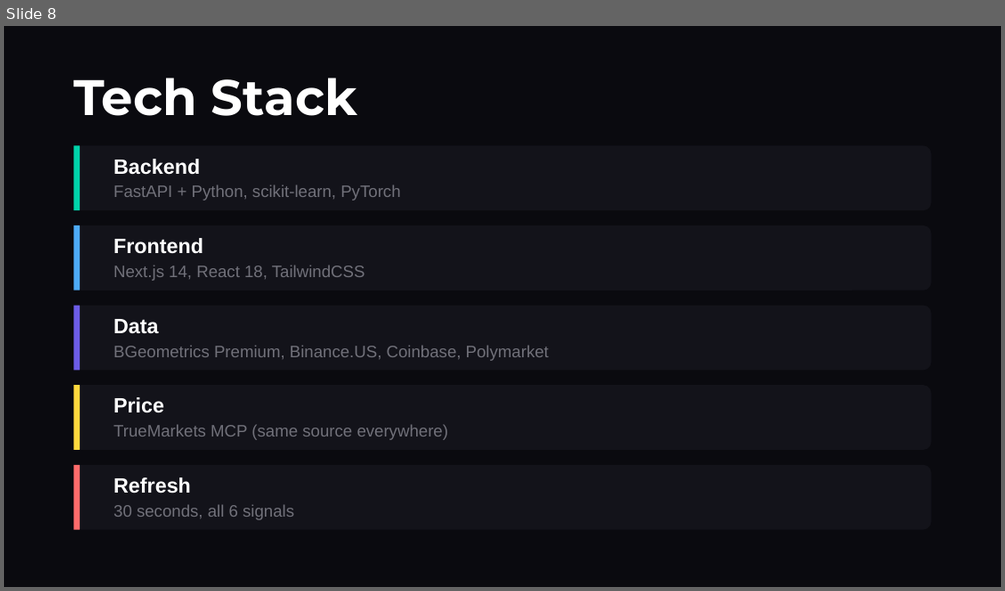
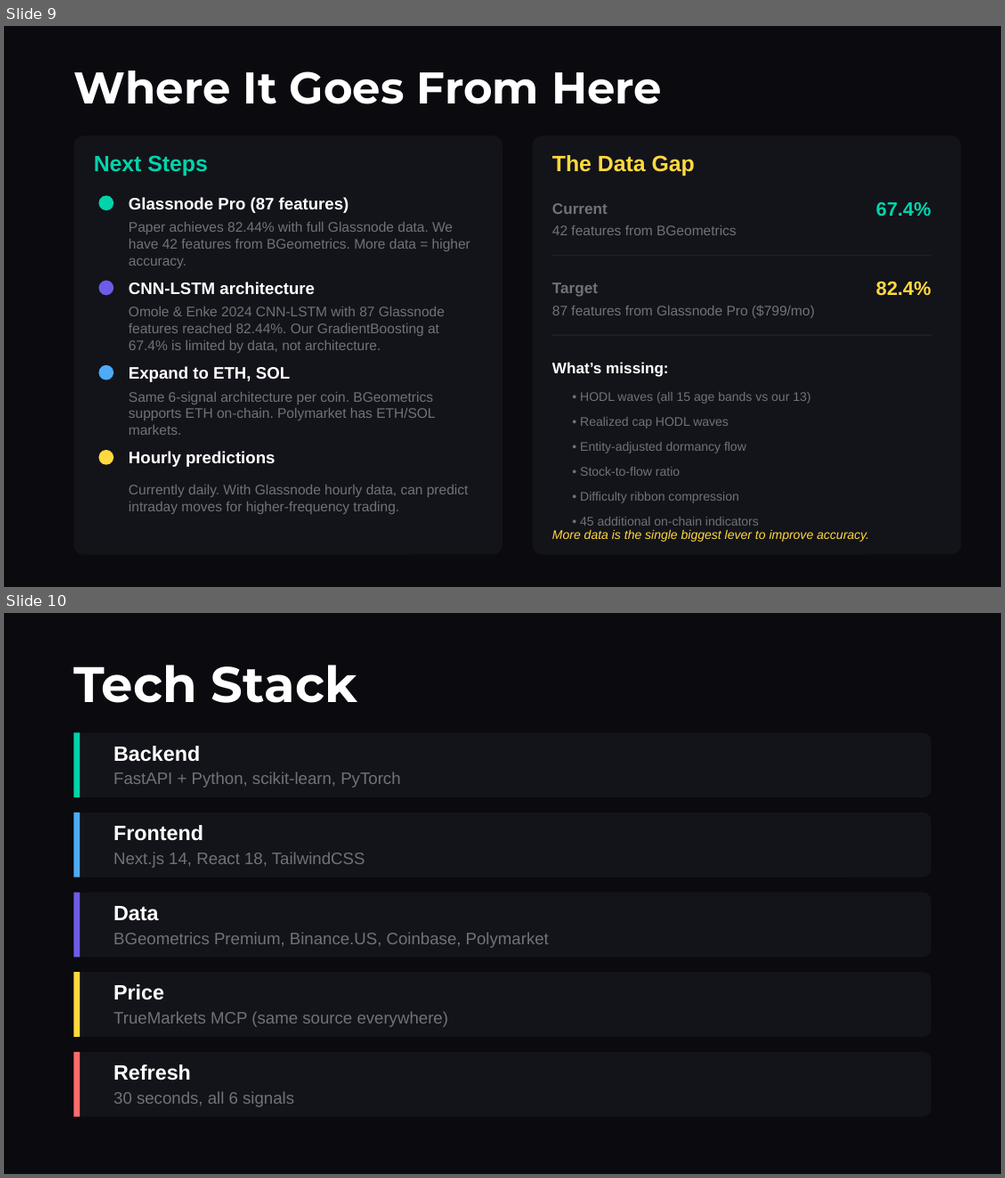
Before and after one commit to saieshagupta-cpu/truemarkets-predictions, a slide deck: TrueMarkets_Pitch_Deck.pptx. Shown one above the other, each under a label of ours: slide 8 before the commit, slides 9 and 10 after it. The pictures are 1005x591 and 1005x1178 pixels, drawn with LibreOffice and Linux fonts; fonts in the diff are those of the drawing. Boxes give left, top, right and bottom in pixels: in the first picture for what was removed or moved away, otherwise in the second. Text is boxed around its words. In the diff, an @@ line names an element or a change of style, - is before the commit and + after.

```diff
--- a/TrueMarkets_Pitch_Deck.pptx
+++ b/TrueMarkets_Pitch_Deck.pptx
@@ slide 9 added at (4,26,1001,587), background #0A0A0F @@
@@ text added at (73,70,662,104), 32 pt, text #FFFFFF, bold @@
+Where It Goes From Here
@@ rounded rectangle added at (73,135,502,555), fill #13131A @@
@@ text added at (94,155,208,176), 16 pt, text #00D4AA, bold @@
+Next Steps
@@ rounded rectangle added at (533,135,961,555), fill #13131A @@
@@ text added at (552,155,695,176), 16 pt, text #FFD93D, bold @@
+The Data Gap
@@ ellipse added at (98,195,113,210), fill #00D4AA @@
@@ text added at (129,197,349,213), 12 pt, text #FFFFFF, bold @@
+Glassnode Pro (87 features)
@@ text added at (552,203,607,214), 11 pt, text #71717A, bold @@
+Current
@@ text added at (876,202,931,216), 14 pt, text #00D4AA, bold @@
+67.4%
@@ text added at (129,222,470,268), 10 pt, text #71717A @@
+Paper achieves 82.44% with full Glassnode data. We have 42 features from BGeometrics. More data = higher accuracy.
@@ text added at (552,225,736,235), 10 pt, text #71717A @@
+42 features from BGeometrics
@@ line added from (552, 256) to (931, 256), #1E1E2E 1 pt @@
@@ ellipse added at (98,281,113,295), fill #6C5CE7 @@
@@ text added at (129,281,315,294), 12 pt, text #FFFFFF, bold @@
+CNN-LSTM architecture
@@ text added at (552,282,598,297), 11 pt, text #71717A, bold @@
+Target
@@ text added at (876,281,931,296), 14 pt, text #FFD93D, bold @@
+82.4%
@@ text added at (129,306,445,353), 10 pt, text #71717A @@
+Omole & Enke 2024 CNN-LSTM with 87 Glassnode features reached 82.44%. Our GradientBoosting at 67.4% is limited by data, not architecture.
@@ text added at (552,305,815,318), 10 pt, text #71717A @@
+87 features from Glassnode Pro ($799/mo)
@@ line added from (552, 335) to (931, 335), #1E1E2E 1 pt @@
@@ ellipse added at (98,365,113,380), fill #4DABF7 @@
@@ text added at (129,366,290,382), 12 pt, text #FFFFFF, bold @@
+Expand to ETH, SOL
@@ text added at (552,362,668,377), 11 pt, text #FFFFFF, bold @@
+What’s missing:
@@ text added at (129,392,435,435), 10 pt, text #71717A @@
+Same 6-signal architecture per coin. BGeometrics supports ETH on-chain. Polymarket has ETH/SOL markets.
@@ text added at (580,392,810,403), 9 pt, text #71717A @@
+• HODL waves (all 15 age bands vs our 13)
@@ text added at (580,417,728,428), 9 pt, text #71717A @@
+• Realized cap HODL waves
@@ ellipse added at (98,450,113,465), fill #FFD93D @@
@@ text added at (129,451,275,467), 12 pt, text #FFFFFF, bold @@
+Hourly predictions
@@ text added at (580,442,746,453), 9 pt, text #71717A @@
+• Entity-adjusted dormancy flow
@@ text added at (580,467,680,475), 9 pt, text #71717A @@
+• Stock-to-flow ratio
@@ text added at (129,484,469,514), 10 pt, text #71717A @@
+Currently daily. With Glassnode hourly data, can predict intraday moves for higher-frequency trading.
@@ text added at (580,491,738,503), 9 pt, text #71717A @@
+• Difficulty ribbon compression
@@ text added at (552,530,869,541), 9 pt, text #FFD93D, italic @@
+More data is the single biggest lever to improve accuracy.
@@ text added at (580,516,759,525), 9 pt, text #71717A @@
+• 45 additional on-chain indicators
@@ what was slide 8 is now slide 10 @@
```
Also in this commit, not shown: 1 other slide added, 2 other files.
